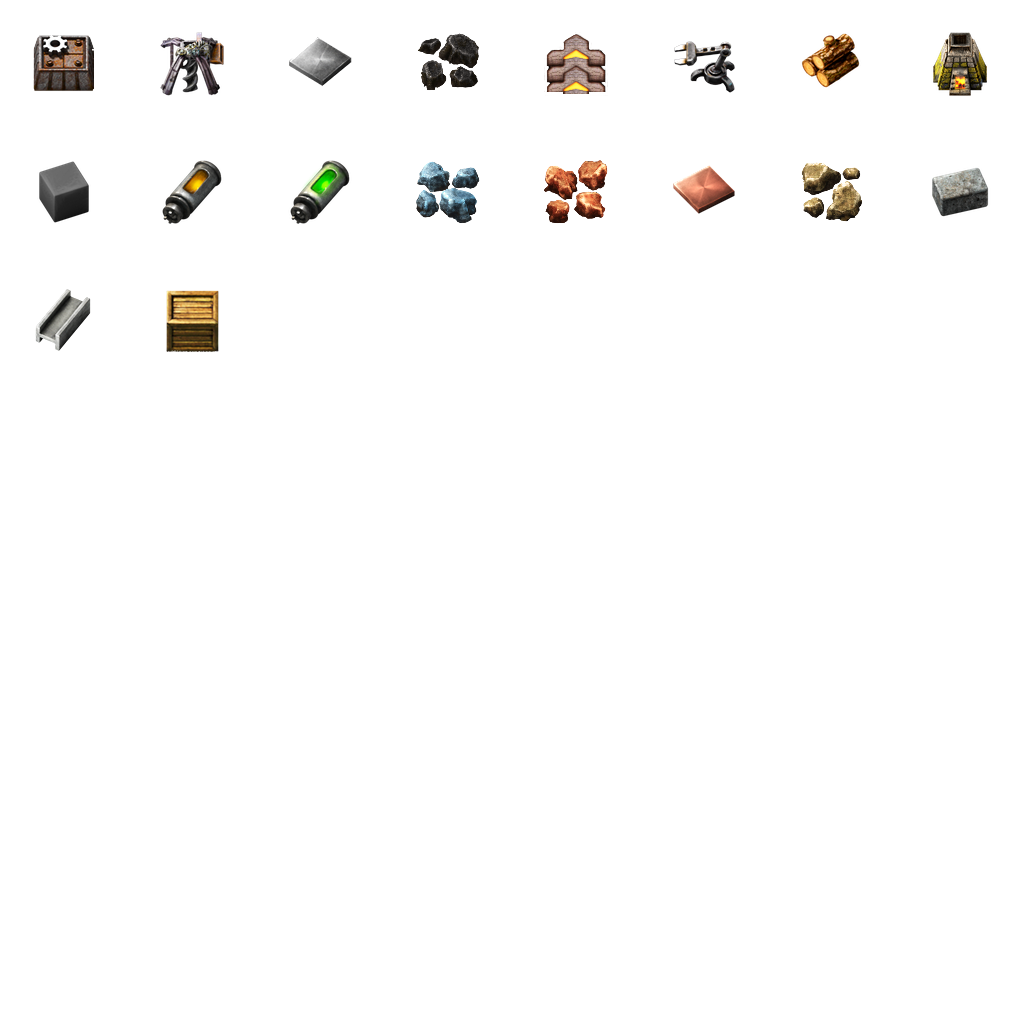
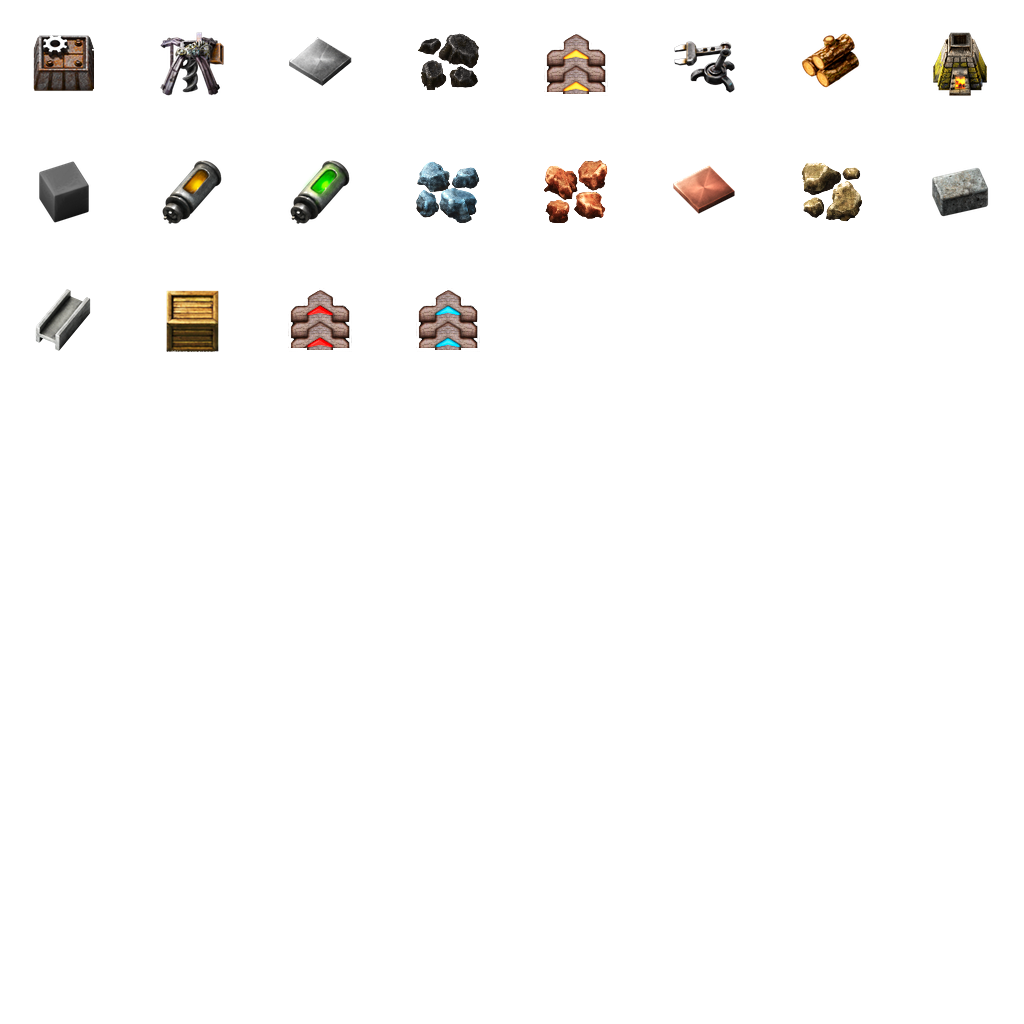
Layer changes from the first 1024x1024 image to the second:
added layer "express-transport-belt" above "fast-transport-belt" over [416, 288, 480, 352]
added layer "fast-transport-belt" above "wooden-chest" over [288, 288, 352, 352]
